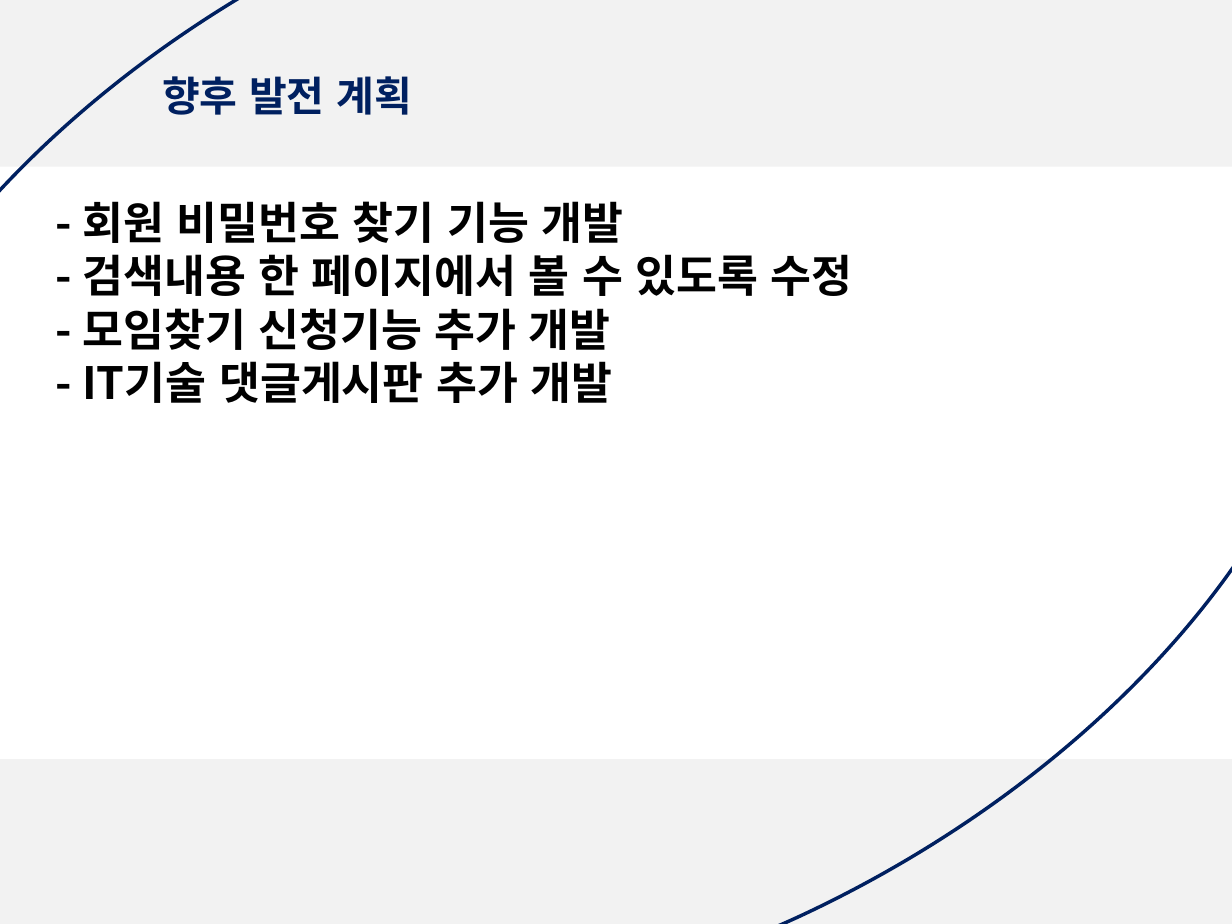
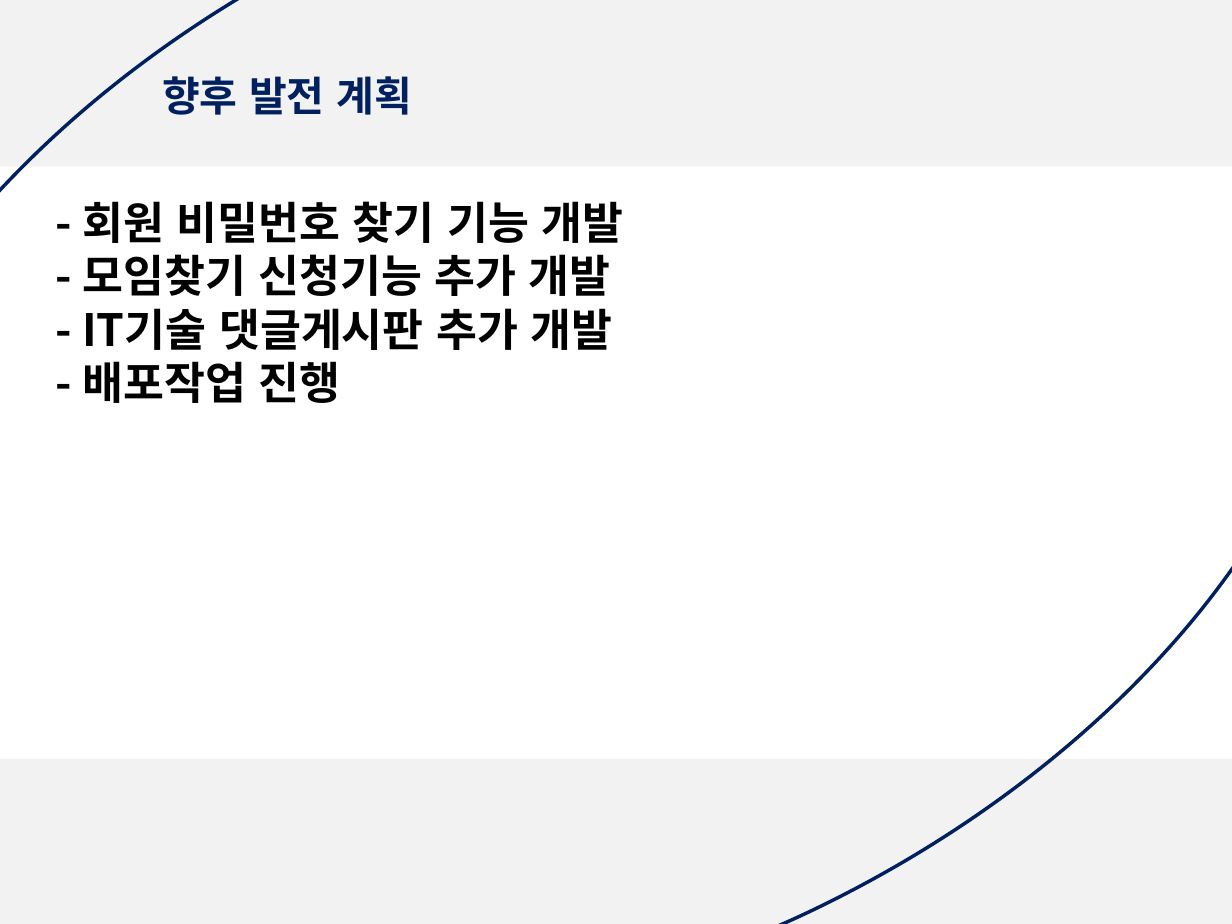
Before and after one commit to yeajinlee/ITP-team, a slide deck: slide 28 of multi_final/문서/3차 5조 2-15일 발표 자료(최종)/final_project_03.15 발표.pptx. Drawn at 1232x924 pixels with LibreOffice and Linux fonts; fonts in the diff are those of the drawing. Boxes give left, top, right and bottom in pixels: in the first picture for what was removed or moved away, otherwise in the second. Text is boxed around its words. In the diff, an @@ line names an element or a change of style, - is before the commit and + after.

Commit message:
검색부분 수정

```diff
--- a/multi_final/문서/3차 5조 2-15일 발표 자료(최종)/final_project_03.15 발표.pptx
+++ b/multi_final/문서/3차 5조 2-15일 발표 자료(최종)/final_project_03.15 발표.pptx
@@ text at <box>82,254,853,296</box>: paragraph removed @@
-- 검색내용 한 페이지에서 볼 수 있도록 수정
@@ text at <box>82,361,340,403</box>: paragraph added @@
+- 배포작업 진행
```
Also in this commit, not shown: 4 other files.
